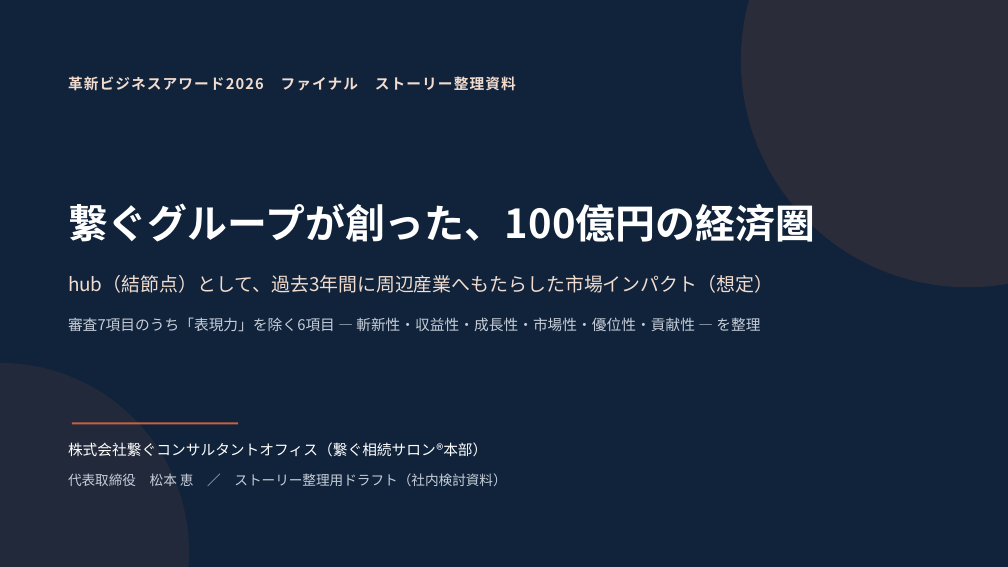
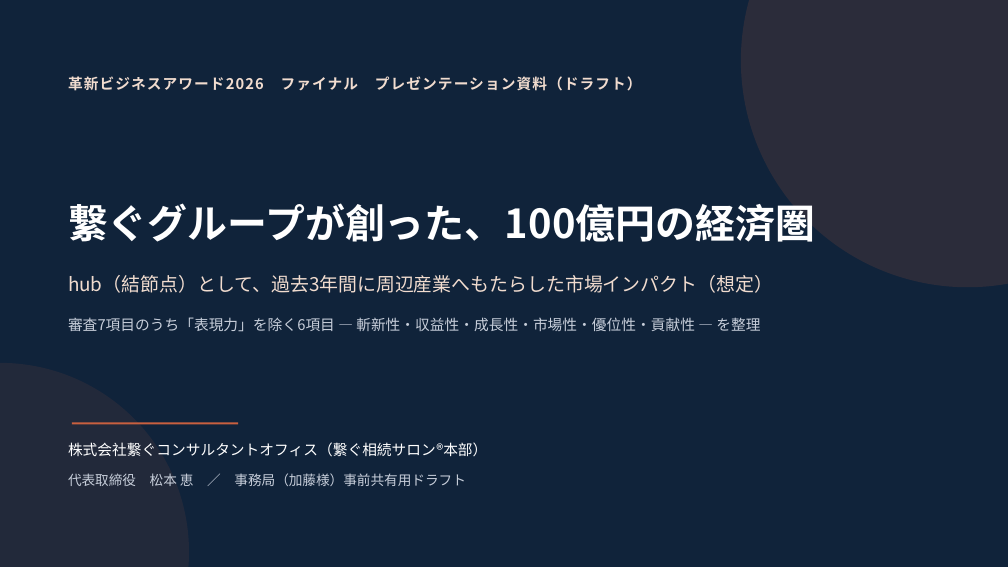
Before and after one commit to Megu124/tsunagusouzoku, a slide deck: slide 1 of manuscript/革新ビジネスアワード2026_ファイナル_100億市場ストーリー整理.pptx. Drawn at 1008x567 pixels with LibreOffice and Linux fonts; fonts in the diff are those of the drawing. Boxes give left, top, right and bottom in pixels: in the first picture for what was removed or moved away, otherwise in the second. Text is boxed around its words. In the diff, an @@ line names an element or a change of style, - is before the commit and + after.

```diff
--- a/manuscript/革新ビジネスアワード2026_ファイナル_100億市場ストーリー整理.pptx
+++ b/manuscript/革新ビジネスアワード2026_ファイナル_100億市場ストーリー整理.pptx
@@ text at bbox=[68, 76, 642, 91]: text changed @@
-革新ビジネスアワード2026 ファイナル ストーリー整理資料
+革新ビジネスアワード2026 ファイナル プレゼンテーション資料（ドラフト）
@@ text at bbox=[68, 473, 466, 486]: text changed @@
-代表取締役 松本 恵 ／ ストーリー整理用ドラフト（社内検討資料）
+代表取締役 松本 恵 ／ 事務局（加藤様）事前共有用ドラフト
```
Also in this commit, not shown: 10 other slides changed, 1 slide added, 1 other file.
